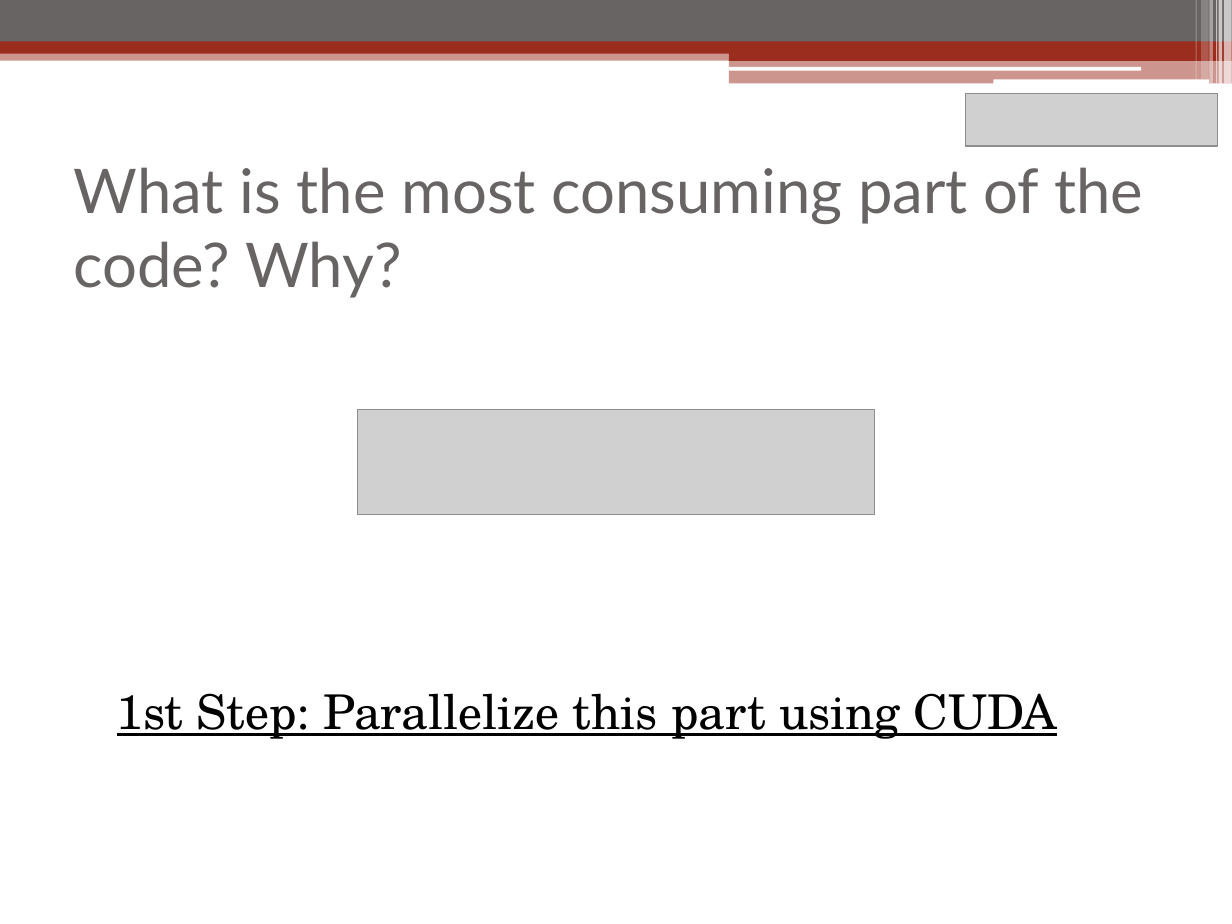
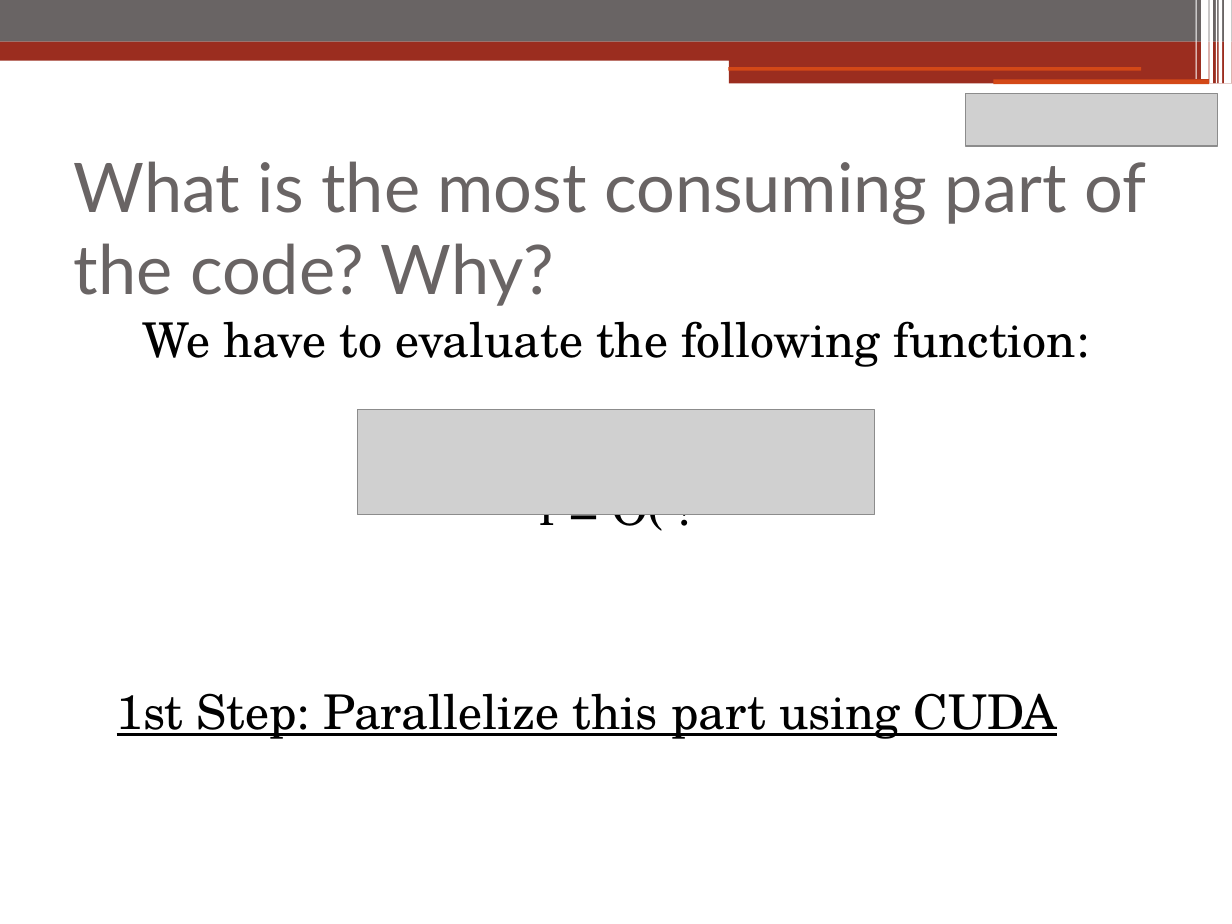
Before and after one commit to Schec/K2-in-Parallel, a slide deck: slide 4 of CS205_Presentation.pptx. Drawn at 1232x924 pixels with LibreOffice and Linux fonts; fonts in the diff are those of the drawing; grey boxes stand for pictures. Boxes give left, top, right and bottom in pixels: in the first picture for what was removed or moved away, otherwise in the second. Text is boxed around its words. In the diff, an @@ line names an element or a change of style, - is before the commit and + after.

```diff
--- a/CS205_Presentation.pptx
+++ b/CS205_Presentation.pptx
@@ rectangle at box(1195, 0, 1196, 79): fill #FFFFFF at 30% opacity to #FFFFFF @@
@@ rectangle at box(1201, 0, 1209, 79): fill #FFFFFF at 20% opacity to #FFFFFF @@
@@ rectangle at box(1210, 0, 1214, 84): fill #FFFFFF at 40% opacity to #FFFFFF @@
@@ rectangle at box(1216, 0, 1217, 84): fill #FFFFFF at 60% opacity to #FFFFFF @@
@@ rectangle at box(1218, 0, 1222, 84): fill #FFFFFF at 65% opacity to #FFFFFF @@
@@ rectangle at box(1225, 0, 1232, 84): fill #FFFFFF at 65% opacity to #FFFFFF @@
@@ rectangle at box(0, 49, 1232, 60): fill #9B2D1F at 50% opacity to #9B2D1F @@
@@ rectangle at box(729, 48, 1232, 60): mirrored @@
@@ rectangle at box(729, 59, 1232, 84): fill #9B2D1F at 50% opacity to #9B2D1F; mirrored @@
@@ rounded rectangle removed at box(728, 67, 1141, 70) @@
@@ rectangle added at box(728, 67, 1141, 70), fill #D34817 @@
@@ rounded rectangle removed at box(993, 79, 1209, 84) @@
@@ rectangle added at box(993, 79, 1209, 84), fill #D34817 @@
@@ text "What is the most consuming ..." at box(74, 161, 1146, 306): size 36 to 40 pt @@
@@ text added at box(142, 321, 1090, 539), 28 pt, text #000000 @@
+We have to evaluate the following function:
+f = O( !
```
Also in this commit, not shown: 10 other slides changed.
